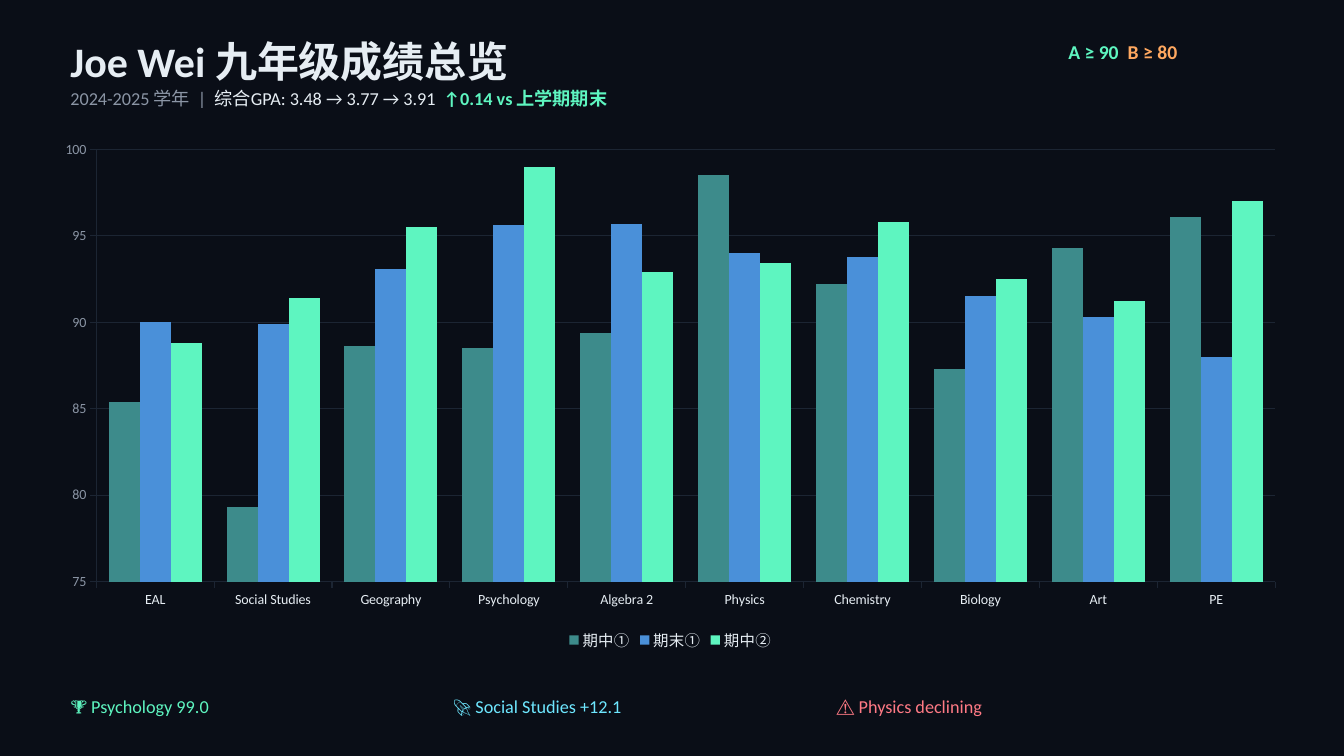
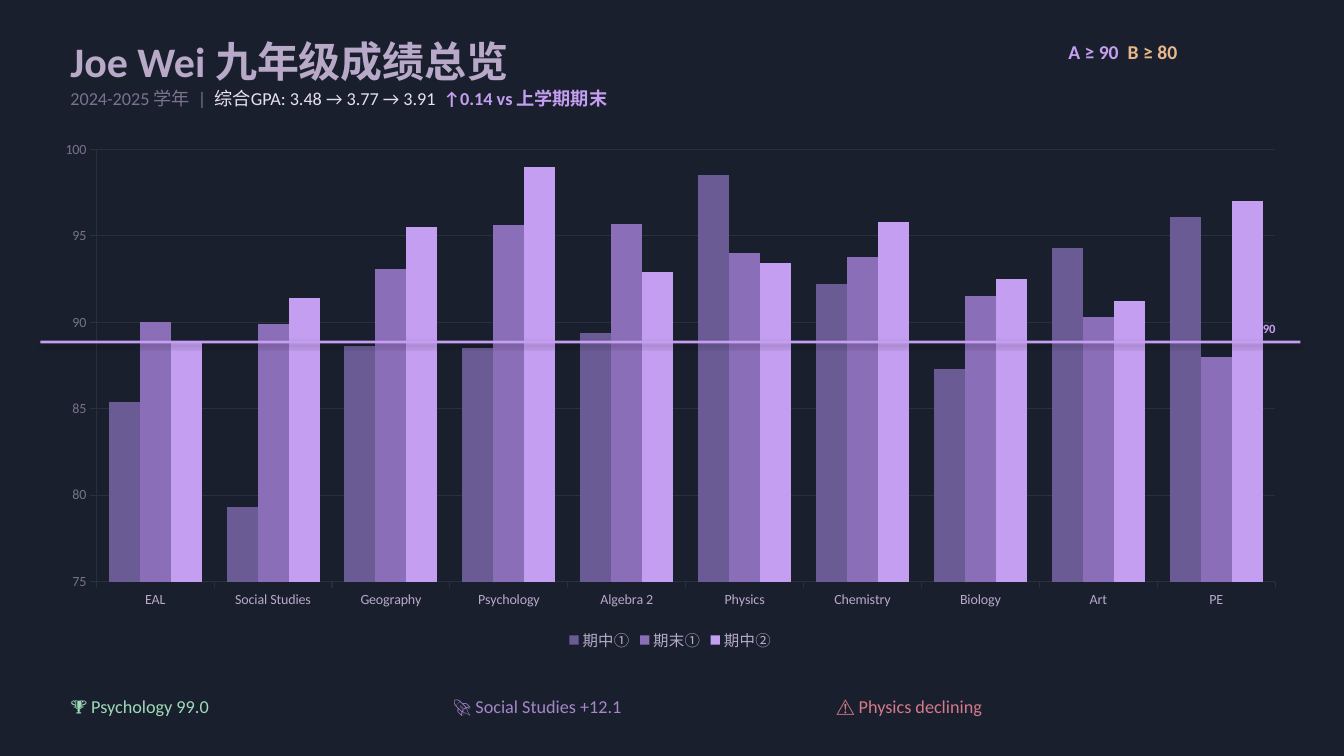
Before and after one commit to joeweiyuan/joe-academic-tracker, a slide deck: slide 1 of Joe_Wei_成绩总览.pptx. Drawn at 1344x756 pixels with LibreOffice and Linux fonts; fonts in the diff are those of the drawing. Boxes give left, top, right and bottom in pixels: in the first picture for what was removed or moved away, otherwise in the second. Text is boxed around its words. In the diff, an @@ line names an element or a change of style, - is before the commit and + after.

Commit message:
Update PPTX theme to lavender-purple

```diff
--- a/Joe_Wei_成绩总览.pptx
+++ b/Joe_Wei_成绩总览.pptx
@@ background #0A0E17 to #1A1F2E @@
@@ text "Joe Wei 九年级成绩总览" at bbox=[70, 41, 509, 81]: text colour #E6EDF3 to #B8A9C9 @@
@@ text "A ≥ 90 B ≥ ..." at bbox=[1068, 45, 1177, 59]: text colour #5EF5C0 to #C49EF0 in "A ≥ 90"; text colour #FFA860 to #E8B88A in "B ≥ 80" @@
@@ text "2024-2025 学年 | 综合GPA: 3.48 ..." at bbox=[70, 89, 608, 107]: text colour #8B95A5 to #7A728E in "2024-2025 学年 |"; text colour #E6EDF3 to #E8E0F0 in "综合GPA: 3.48 → 3.77 → 3.91"; text colour #5EF5C0 to #C49EF0 in "↑0.14 vs 上学期期末" @@
@@ column chart at bbox=[40, 131, 1301, 655] @@
@@ colour of 期中① #3D8B8B to #6B5B95 @@
@@ colour of 期末① #4A90D9 to #8B6EB8 @@
@@ colour of 期中② #5EF5C0 to #C49EF0 @@
@@ legend changed @@
@@ category axis changed @@
@@ value axis changed @@
@@ text added at bbox=[1263, 325, 1276, 333], 9 pt, text #C49EF0, bold @@
+A线 90
@@ rectangle added at bbox=[40, 341, 1301, 344], fill #C49EF0 @@
@@ text "🏆 Psychology 99.0" at bbox=[91, 700, 208, 716]: text colour #5EF5C0 to #9EDBB8 @@
@@ text "🚀 Social Studies +12.1" at bbox=[475, 700, 621, 713]: text colour #6EE7FF to #A786C8 @@
@@ text "⚠️ Physics declining" at bbox=[859, 700, 981, 716]: text colour #FF7A85 to #D47A8A @@
```
